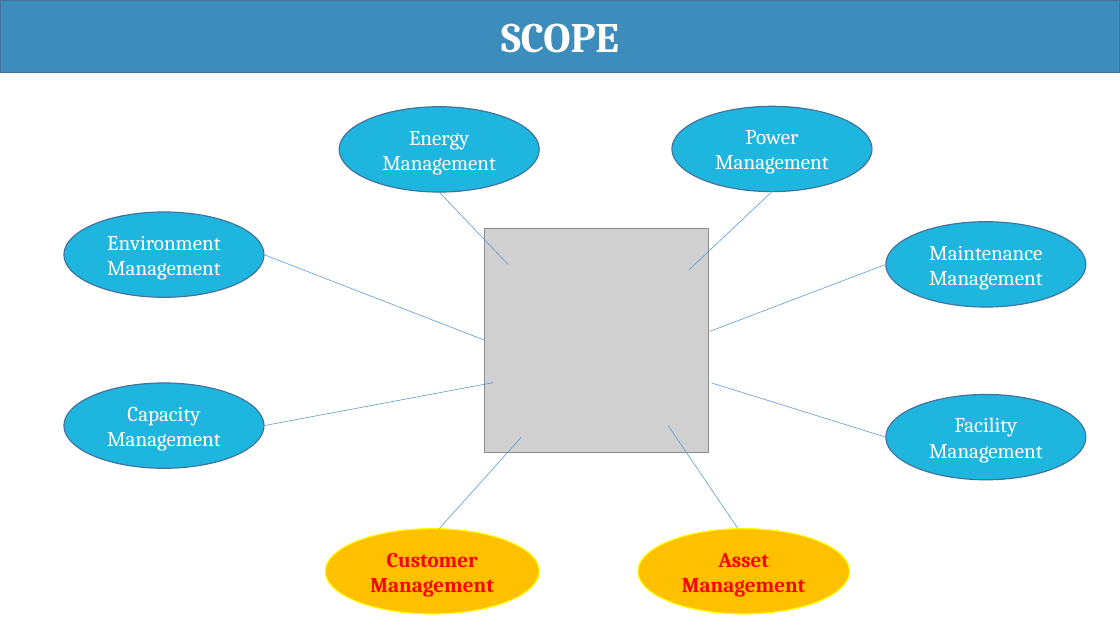
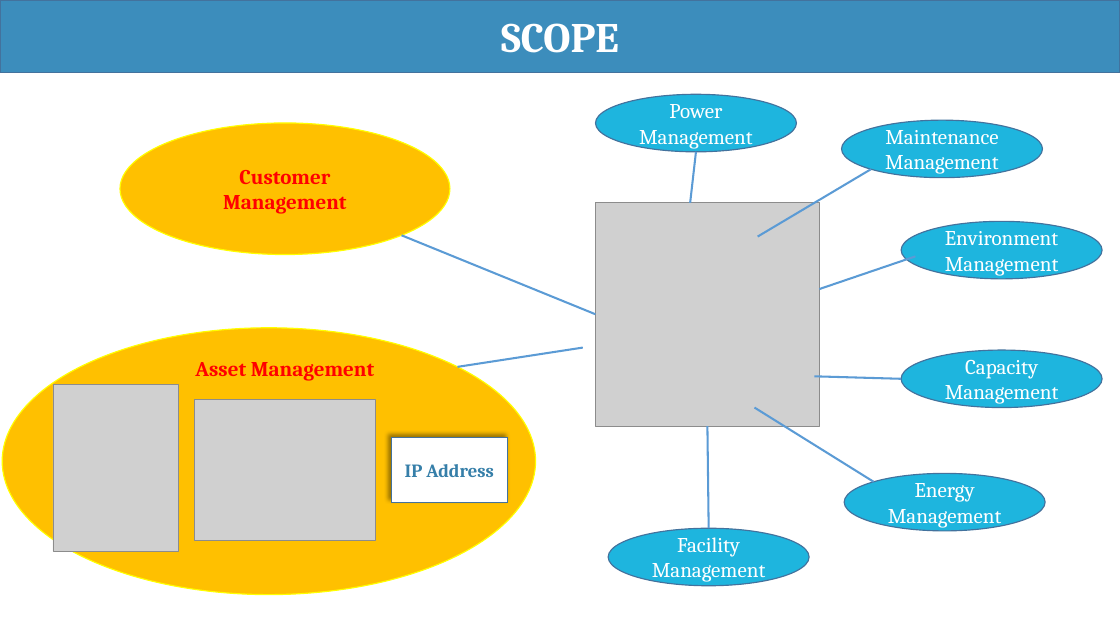
Before and after one commit to haltt051093/IMS-datacenter, a slide deck: slide 8 of Document/Presentation/IMS_20160413_Presentation.pptx. Drawn at 1120x630 pixels with LibreOffice and Linux fonts; fonts in the diff are those of the drawing; grey boxes stand for pictures. Boxes give left, top, right and bottom in pixels: in the first picture for what was removed or moved away, otherwise in the second. Text is boxed around its words. In the diff, an @@ line names an element or a change of style, - is before the commit and + after.

```diff
--- a/Document/Presentation/IMS_20160413_Presentation.pptx
+++ b/Document/Presentation/IMS_20160413_Presentation.pptx
@@ ellipse "Power Management": place and size @@
-ellipse "Power Management" at <box>672,107,872,192</box>
+ellipse "Power Management" at <box>596,94,797,151</box>
@@ ellipse "Customer Management": place and size @@
-ellipse "Customer Management" at <box>325,528,539,614</box>
+ellipse "Customer Management" at <box>120,123,450,255</box>
@@ ellipse "Maintenance Management": place and size @@
-ellipse "Maintenance Management" at <box>886,222,1086,308</box>
+ellipse "Maintenance Management" at <box>842,120,1043,177</box>
@@ line added from (697, 152) to (691, 203), #5B9BD5 1.75 pt @@
@@ line moved from (772, 192) - (690, 270) to (871, 169) - (758, 237) @@
@@ line (871, 169) - (758, 237): stroke #5B9BD5 0.5 pt to #5B9BD5 1.75 pt @@
@@ line removed from (439, 192) to (508, 265) @@
@@ picture: place and size @@
-picture at <box>484,228,708,452</box>
+picture at <box>596,202,820,427</box>
@@ line added from (402, 235) to (596, 314), #5B9BD5 1.75 pt @@
@@ ellipse "Environment Management": place and size @@
-ellipse "Environment Management" at <box>64,212,264,297</box>
+ellipse "Environment Management" at <box>902,222,1102,279</box>
@@ line removed from (264, 255) to (484, 340) @@
@@ line removed from (886, 265) to (710, 331) @@
@@ line added from (916, 256) to (820, 289), #5B9BD5 1.75 pt @@
@@ ellipse added at <box>3,328,536,595</box>, fill #FFC000, outline #FFFF00 1 pt @@
@@ text "Asset Management": place and size @@
-text "Asset Management" at <box>639,528,850,614</box>
+text "Asset Management" at <box>195,362,374,381</box>
@@ text "Asset Management" at <box>195,362,374,381</box>: line spacing 1 to 0.9; more space between paragraphs; vertical alignment middle to top; fill #FFC000 to none; outline #FFFF00 1 pt to none @@
@@ line added from (583, 348) to (458, 367), #5B9BD5 1.75 pt @@
@@ ellipse "Capacity Management": place and size @@
-ellipse "Capacity Management" at <box>64,383,264,469</box>
+ellipse "Capacity Management" at <box>902,350,1102,408</box>
@@ picture added at <box>53,385,178,552</box> @@
@@ line removed from (264, 426) to (493, 383) @@
@@ line added from (902, 379) to (814, 376), #5B9BD5 1.75 pt @@
@@ picture added at <box>195,399,376,541</box> @@
@@ line moved from (886, 437) - (712, 383) to (874, 482) - (755, 408) @@
@@ line (874, 482) - (755, 408): stroke #5B9BD5 0.5 pt to #5B9BD5 1.75 pt @@
@@ rectangle added at <box>392,438,507,502</box>, fill #FFFFFF, outline #43739E 1 pt, 16 pt, text #367FA9, bold @@
+IP Address
@@ line removed from (439, 528) to (522, 437) @@
@@ line moved from (739, 528) - (669, 426) to (709, 528) - (707, 426) @@
@@ line (709, 528) - (707, 426): stroke #5B9BD5 0.5 pt to #5B9BD5 1.75 pt @@
@@ ellipse "Energy Management": place and size @@
-ellipse "Energy Management" at <box>339,107,539,192</box>
+ellipse "Energy Management" at <box>844,474,1045,531</box>
@@ ellipse "Facility Management": place and size @@
-ellipse "Facility Management" at <box>886,395,1086,481</box>
+ellipse "Facility Management" at <box>608,528,809,586</box>
```
Also in this commit, not shown: 7 other slides changed, 2 slides added, 1 slide removed, 3 other files.
